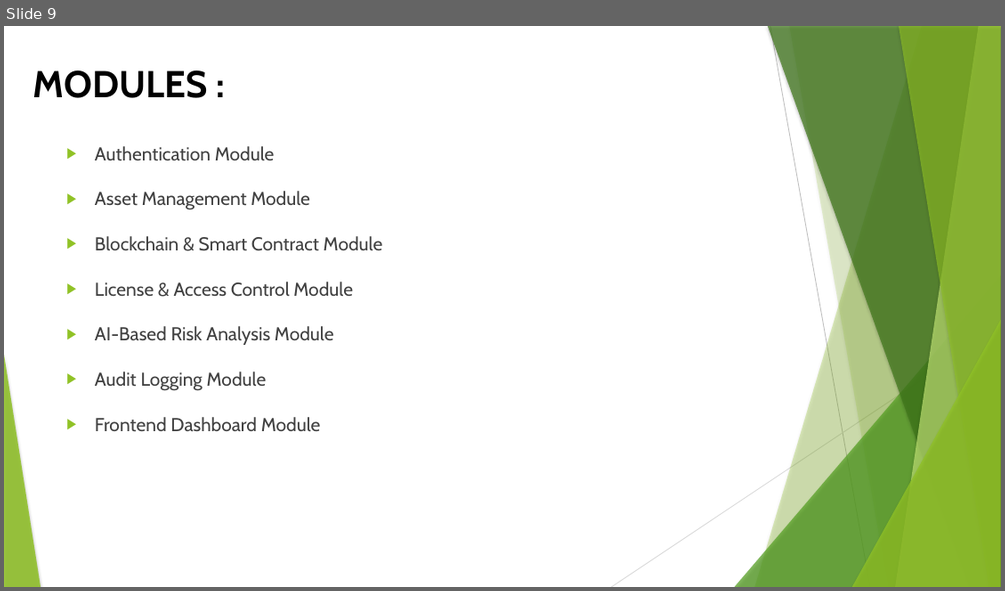
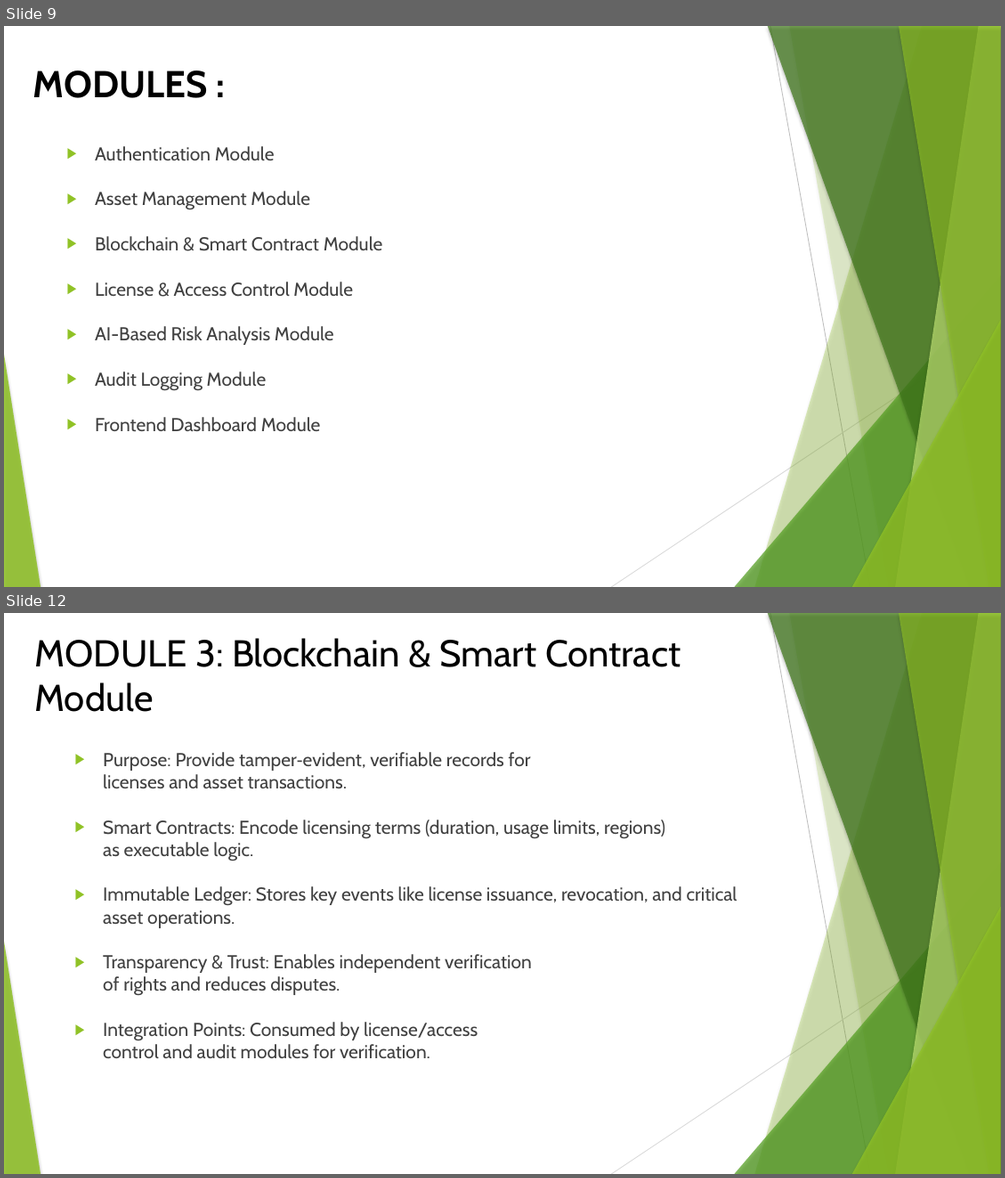
Before and after one commit to SridharanThangaraji/smartdrm-x, a slide deck: docs/final(2).pptx. Shown one above the other, each under a label of ours: slide 9 before the commit, slides 9 and 12 after it; the slides between them are not shown. The pictures are 1005x591 and 1005x1178 pixels, drawn with LibreOffice and Linux fonts; fonts in the diff are those of the drawing; background and template pictures are left out. Boxes give left, top, right and bottom in pixels: in the first picture for what was removed or moved away, otherwise in the second. Text is boxed around its words. In the diff, an @@ line names an element or a change of style, - is before the commit and + after.

```diff
--- a/docs/final(2).pptx
+++ b/docs/final(2).pptx
@@ slide 12 added at bbox=[4, 613, 1001, 1174], background picture (left out); not listed: 10 template elements that a slide beside it also shows @@
@@ title added at bbox=[34, 638, 680, 712], 36 pt, text #000000 @@
+MODULE 3: Blockchain & Smart Contract Module
@@ text added at bbox=[103, 752, 737, 1058], 18 pt, text #404040 @@
+▶ Purpose: Provide tamper‑evident, verifiable records for licenses and asset transactions.
+▶ Smart Contracts: Encode licensing terms (duration, usage limits, regions) as executable logic.
+▶ Immutable Ledger: Stores key events like license issuance, revocation, and critical asset operations.
+▶ Transparency & Trust: Enables independent verification of rights and reduces disputes.
+▶ Integration Points: Consumed by license/access control and audit modules for verification.
```
Also in this commit, not shown: 2 other slides added, 1 slide removed, 46 other files.
